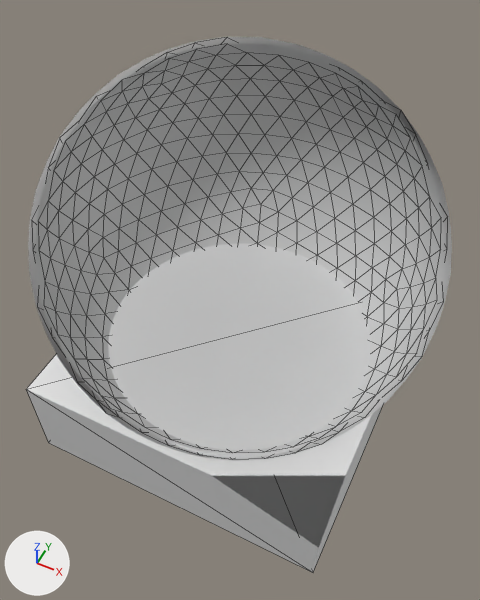
Before and after pictures for a commit that changed the glTF model public/models/snow-globe.glb.
Camera for both pictures: a 50 mm lens placed at (3.35, -6.71, 11.07), pointed at (0.19, -0.38, 3.16). Lighting does not change. The marker at lower left points along +X, +Y and +Z. Mesh edges are drawn as thin lines. Everything nearer to the camera than a plane just in front of the edit is cut away. Where no turn or scale is listed for an object, it has been applied to the vertices.

Names of what the first picture shows: 'outer-glass', 'wood-base'.
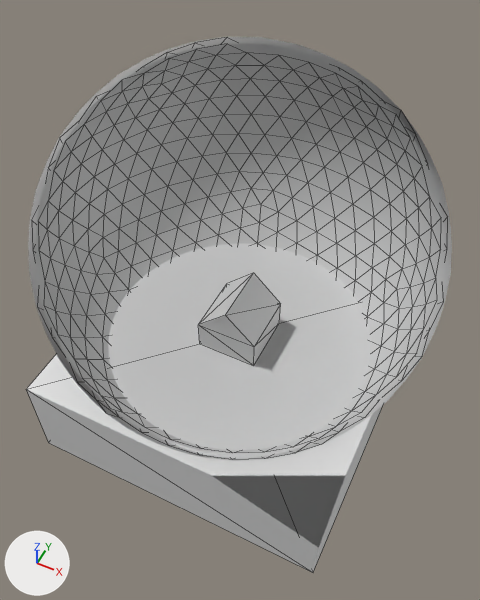
What changed in the scene script:
```text
Add me_cube_002:
    me_cube_002.from_pydata([(-0.532, -0.532, 0.0), (0.0, -0.532, 1.064), (-0.532, 0.532, 0.0), (0.0, 0.532, 1.064), (0.532, -0.532, 0.0), (0.532, 0.532, 0.0), (-0.532, -0.532, 0.532), (-0.532, 0.532, 0.532), (0.532, 0.532, 0.532), (0.532, -0.532, 0.532)], [], [(6, 1, 3), (6, 3, 7), (7, 3, 8), (8, 3, 1), (8, 1, 9), (9, 1, 6), (2, 5, 4), (2, 4, 0), (4, 9, 6), (4, 6, 0), (5, 8, 9), (5, 9, 4), (2, 7, 8), (2, 8, 5), (0, 6, 7), (0, 7, 2)])
Add ob_house:
    ob_house = bpy.data.objects.new('house', me_cube_002)
    ob_house.location = (0.0, 0.0, 1.79)
```

Where the change shows, as pixel boxes [x1, y1, x2, y2] in the pictures (480 x 600 px):
'house', added
    after: [198, 273, 281, 366]
